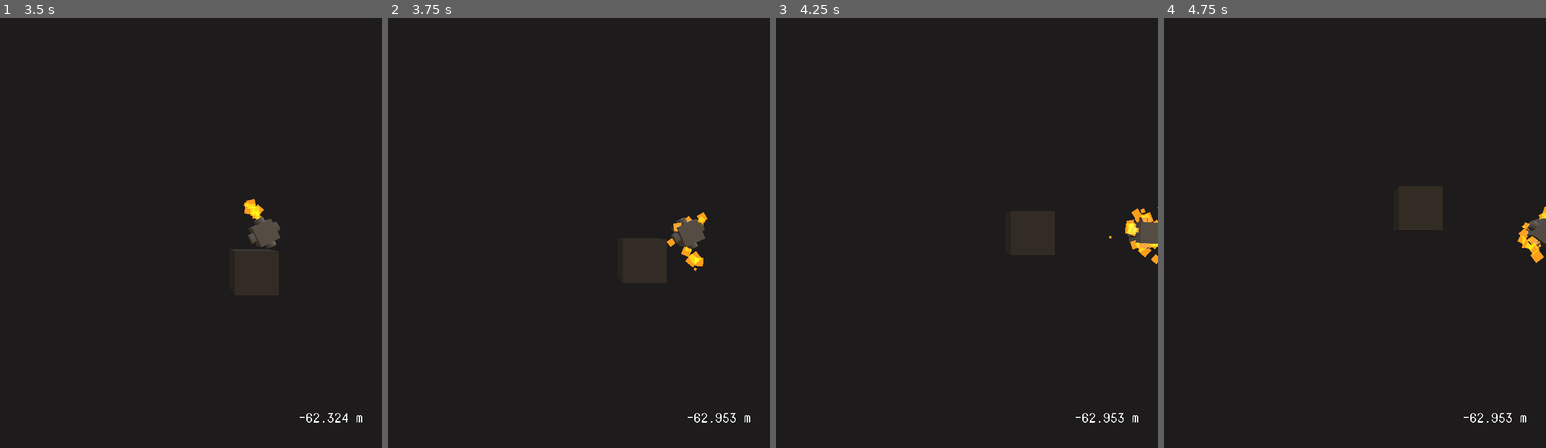
Above: before the commit, frames 1-4 (left to right).
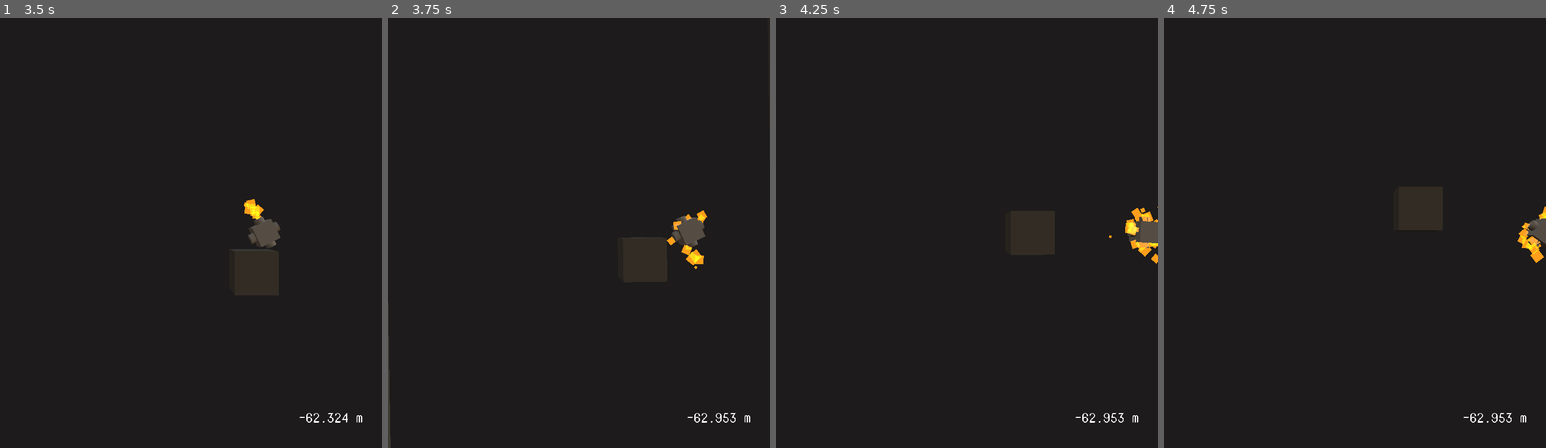
Above: after the commit, the same moments.

Repository: marksteve/SudoXE
Game: Godot game, scene res://Main.tscn
Two runs of this game, one before a commit and one after it. Both use one fixed random seed, a clock stepped at 60 frames per second and the inputs below.
Inputs:
- Up to frame 1 (3.5 s): tap Space at 0.5 s; hold Up (ui_up) 0.53-2.03 s; tap Enter (ui_accept) at 0.77, 1.52, 3.02 s; hold Left (ui_left) from 2.03 s (still down)
- Up to frame 2 (3.75 s): release Left (ui_left) at 3.53 s; hold Down (ui_down) from 3.53 s (still down)
- Up to frame 3 (4.25 s): keep holding Down (ui_down); tap Enter (ui_accept) at 3.77 s
- Up to frame 4 (4.75 s): release Down (ui_down) at 4.28 s; hold Right (ui_right) from 4.28 s (still down); tap Enter (ui_accept) at 4.52 s

Frame 1 is identical in both runs. In frame 2, 0.4% of the frame differs, in the area x 0-84%, y 44-100%; in frame 3, 0.1%; in frame 4, less than 0.1%.

Commit message:
Add screen shake

Diff:
--- a/Camera.gd
+++ b/Camera.gd
@@ -1,6 +1,29 @@
 extends Camera
 
 onready var ship = $"../Ship"
+onready var noise = OpenSimplexNoise.new()
+var noise_y = 0
+var shake_decay = 0.8
+var shake_amount = 0.0
+var shake_max_offset = Vector2(3, 3)
+var shake_max_roll = 0.1
+
+func shake(amount: float):
+	noise_y += 1
+	rotation.z = shake_max_roll * amount * noise.get_noise_2d(noise.seed, noise_y)
+	shake_max_offset.x = shake_max_offset.x * amount * noise.get_noise_2d(noise.seed * 2, noise_y)
+	shake_max_offset.y = shake_max_offset.y * amount * noise.get_noise_2d(noise.seed * 3, noise_y)
+
+func _ready():
+	noise.seed = randi()
+	noise.period = 4
+	noise.octaves = 2
 
 func _process(delta):
 	self.translation.y = ship.translation.y
+	if shake_amount > 0.0:
+		shake(shake_amount)
+		shake_amount = max(shake_amount - shake_decay * delta, 0)
+
+func _on_Ship_destroyed():
+	shake_amount = 1.0
--- a/Level.gd
+++ b/Level.gd
@@ -26,5 +26,5 @@
 		generate_chunk(chunks)
 
 func _process(delta):
-	if not ship.destroyed:
+	if not ship.is_destroyed:
 		ui_depth.text = "%.3f m" % ship.translation.y
--- a/Main.tscn
+++ b/Main.tscn
@@ -207,3 +207,4 @@
 valign = 2
 
 [connection signal="body_entered" from="Ship" to="Ship" method="_on_Ship_body_entered"]
+[connection signal="destroyed" from="Ship" to="Camera" method="_on_Ship_destroyed"]
--- a/Ship.gd
+++ b/Ship.gd
@@ -1,17 +1,19 @@
 extends RigidBody
+
+signal destroyed
 
 const BOOST = 1.0
 onready var top_rocket_particles = $TopRocket/Particles
 onready var bottom_rocket_particles = $BottomRocket/Particles
 onready var right_rocket_particles = $RightRocket/Particles
 onready var left_rocket_particles = $LeftRocket/Particles
-var destroyed = false
+var is_destroyed = false
 
 func apply_rotation(position: Vector3):
 	return position.rotated(Vector3(0, 0, 1.0), self.rotation.z)
 
 func _physics_process(delta):
-	if destroyed:
+	if is_destroyed:
 		return
 
 	if Input.is_action_pressed("ui_up"):
@@ -30,7 +32,11 @@
 	left_rocket_particles.emitting = Input.is_action_pressed("ui_left")
 
 func _on_Ship_body_entered(body):
-	destroyed = true
+	if is_destroyed:
+		return
+
+	emit_signal("destroyed")
+	is_destroyed = true
 	for particles in [
 		top_rocket_particles,
 		bottom_rocket_particles,
